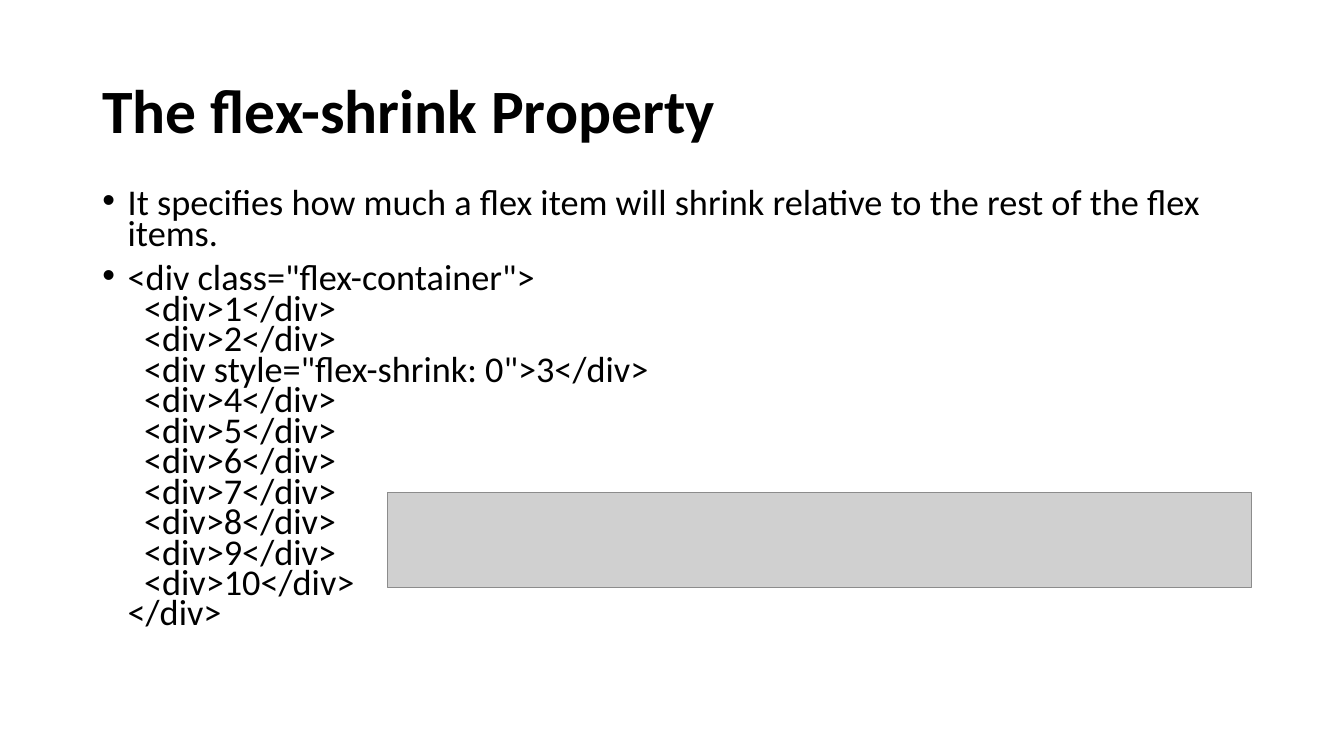
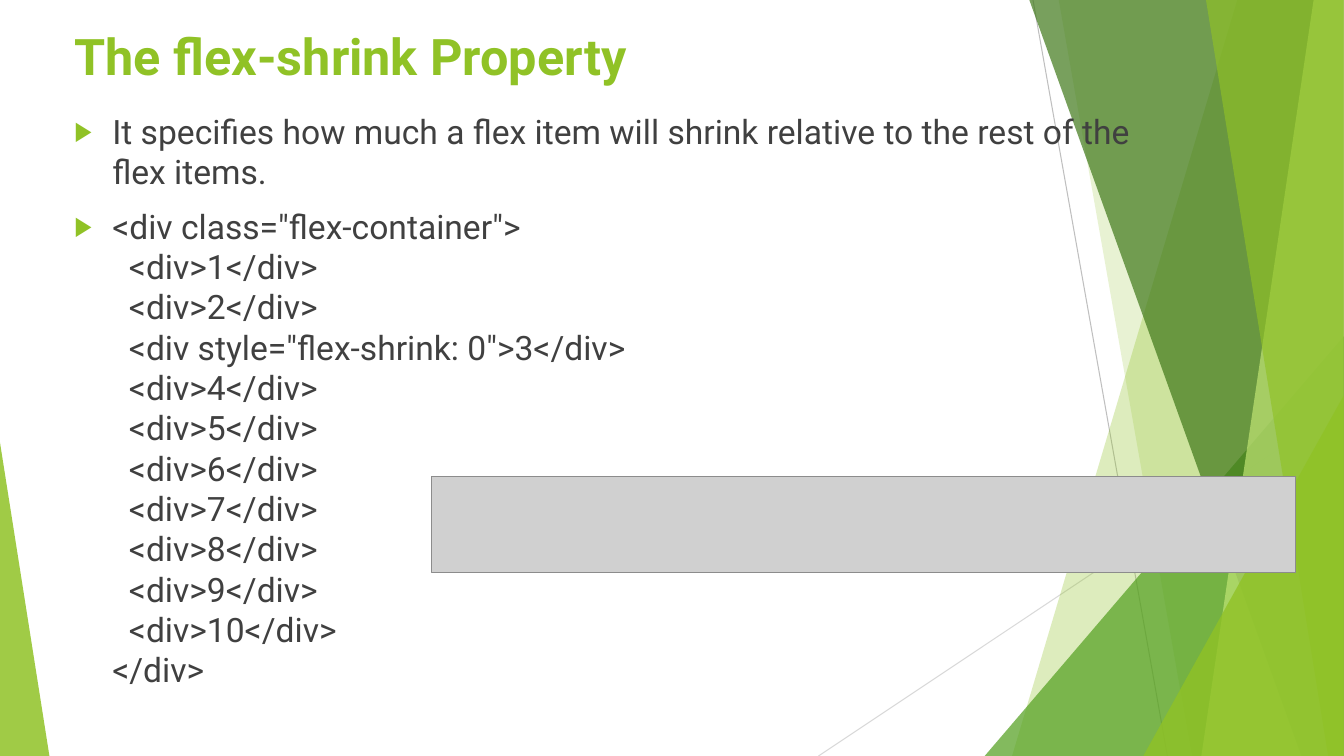
Before and after one commit to joeSuchan/flexboxProject, a slide deck: slide 24 of FlexBox 1D.pptx (slide 23 before the commit). Drawn at 1344x756 pixels with LibreOffice and Linux fonts; fonts in the diff are those of the drawing; grey boxes stand for pictures. Boxes give left, top, right and bottom in pixels: in the first picture for what was removed or moved away, otherwise in the second. Text is boxed around its words. In the diff, an @@ line names an element or a change of style, - is before the commit and + after.

```diff
--- a/FlexBox 1D.pptx
+++ b/FlexBox 1D.pptx
@@ title "The flex-shrink Property": place and size @@
-title "The flex-shrink Property" at [102, 89, 714, 143]
+title "The flex-shrink Property" at [74, 36, 626, 86]
@@ title "The flex-shrink Property" at [74, 36, 626, 86]: size 44 to 36 pt, font Calibri to Roboto, text colour #000000 to #90C226; line spacing 0.9 to 1; vertical alignment middle to top @@
@@ text "It specifies how much a ...": place and size @@
-text "It specifies how much a ..." at [128, 189, 1199, 627]
+text "It specifies how much a ..." at [112, 113, 1129, 604]
@@ text "It specifies how much a ..." at [112, 113, 1129, 604]: size 25.9 to 24 pt, font Calibri to Roboto, text colour #000000 to #404040; bullet • to ▶; line spacing 0.7 to 1 @@
@@ group added at [0, 0, 1344, 756]: 5 freeform shapes, 3 triangles, 2 lines @@
@@ picture: place and size @@
-picture at [387, 492, 1251, 588]
+picture at [432, 477, 1296, 573]
```
Also in this commit, not shown: 26 other slides changed, 2 slides added.
